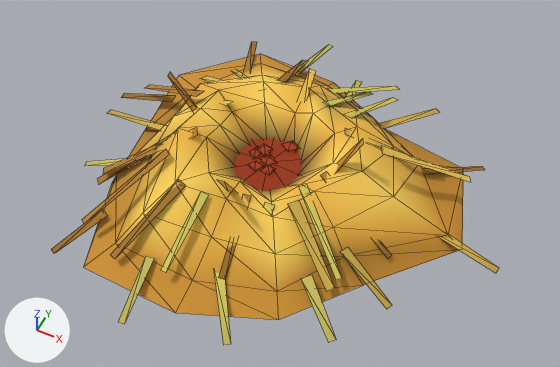
A saved change to the glTF model public/models/straw-pile.glb.
One viewpoint serves both versions: a 50 mm lens placed at (0.775, -1.47, 1.828), pointed at (0.092, -0.103, 0.12). Arrows for +X, +Y and +Z are at lower left; the lights stay in place. The older version comes first. Mesh edges are drawn as thin lines. Where no turn or scale is listed for an object, it has been applied to the vertices. Vertices at exactly the same position are counted once.

Names of what the first picture shows: 'embers', 'straw_pile'.
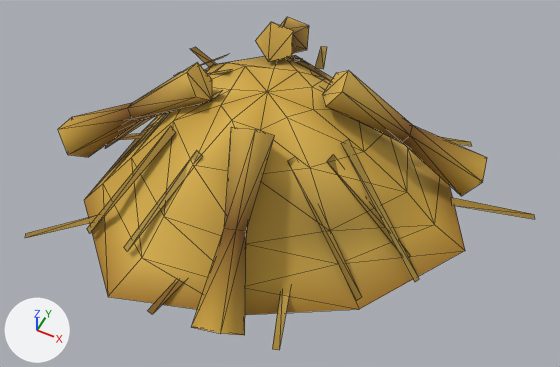
Patch to the scene script:
```diff
--- a/public/models/straw-pile.glb.py
+++ b/public/models/straw-pile.glb.py
@@ mat_straw @@
 n2 = _N.new('ShaderNodeMix'); n2.name = 'Mix'
 n2.inputs[0].default_value = 1.0  # 'Factor'
-n2.inputs[7].default_value = (1.0, 0.665, 0.102, 1.0)  # 'B', yellow #ffd55a
+n2.inputs[7].default_value = (0.716, 0.456, 0.0802, 1.0)  # 'B', yellow #dcb450
 n3 = _N.new('ShaderNodeVertexColor'); n3.name = 'Color Attribute'
@@ mat_straw_embers @@
 n0 = _N.new('ShaderNodeBsdfPrincipled'); n0.name = 'Principled BSDF'
 n0.inputs[2].default_value = 0.9  # 'Roughness'
-n0.inputs[27].default_value = (0.25, 0.0256, 0.00175, 1.0)  # 'Emission Color', brown #892c06
+n0.inputs[27].default_value = (0.03, 0.00307, 0.00021, 1.0)  # 'Emission Color', dark red #300a01
 n0.inputs[28].default_value = 1.0  # 'Emission Strength'
@@ me_straw_pile @@
-me_straw_pile.from_pydata(...)  # 225 vertices, 208 faces; spans x -0.633..0.753, y -0.659..0.697, z 0.0..0.307
+me_straw_pile.from_pydata(...)  # 207 vertices, 242 faces; spans x -0.631..0.799, y -0.638..0.682, z 0.0..0.442
+# me_straw_pile part 8: the loose piece of 73 vertices spanning x -0.515..0.638, y -0.562..0.536, z 0.0..0.231 is rebuilt with 51 vertices and now spans x -0.475..0.647, y -0.601..0.588, z 0.0..0.361
+# me_straw_pile part 9: the loose piece of 4 vertices spanning x -0.375..-0.204, y -0.462..-0.206, z 0.078..0.216 is rebuilt with 4 vertices and now spans x -0.369..-0.189, y -0.462..-0.181, z 0.037..0.29
+# me_straw_pile part 10: the loose piece of 4 vertices spanning x -0.133..-0.084, y 0.445..0.697, z 0.004..0.05 is rebuilt with 4 vertices and now spans x -0.125..-0.036, y 0.49..0.682, z 0.004..0.055
+# me_straw_pile part 11: the loose piece of 4 vertices spanning x -0.438..-0.335, y -0.55..-0.376, z 0.004..0.05 is rebuilt with 4 vertices and now spans x -0.541..-0.338, y -0.541..-0.396, z 0.004..0.055
+# me_straw_pile part 12: the loose piece of 4 vertices spanning x 0.201..0.487, y 0.09..0.224, z 0.063..0.206 is rebuilt with 4 vertices and now spans x 0.215..0.432, y 0.057..0.269, z 0.06..0.314
+# me_straw_pile part 13: 32 loose pieces with 128 vertices, spanning x -0.633..0.753, y -0.659..0.59, z 0.004..0.307, are deleted
+# me_straw_pile part 14: 8 vertices removed from x 0.034..0.389, y -0.592..0.54, z 0.004..0.05; 140 vertices added at x -0.631..0.799, y -0.638..0.628, z 0.004..0.442
 me_straw_pile.materials.append(mat_straw)
@@ me_embers @@
-me_embers.from_pydata(...)  # 47 vertices, 58 faces; spans x -0.14..0.15, y -0.149..0.156, z -0.001..0.033
+me_embers.from_pydata(...)  # 41 vertices, 50 faces; spans x -0.284..0.3, y -0.295..0.308, z -0.008..0.06
+# me_embers part 1: the loose piece of 6 vertices spanning x 0.004..0.067, y 0.061..0.112, z -0.001..0.033 is turned 74 degrees about the z axis through its middle and scaled by 2.02, then moved by (-0.14, -0.169, 0.01)
+# me_embers part 2: the loose piece of 6 vertices spanning x -0.051..0.002, y -0.057..-0.018, z -0.001..0.033 is deleted
+# me_embers part 3: the loose piece of 6 vertices spanning x -0.002..0.037, y -0.053..-0.017, z -0.001..0.033 is deleted
+# me_embers part 4: the loose piece of 6 vertices spanning x -0.03..0.03, y -0.025..0.025, z -0.001..0.033 is deleted
+# me_embers part 5: the loose piece of 6 vertices spanning x -0.055..-0.009, y 0.012..0.06, z -0.001..0.033 is deleted
+# me_embers part 6: the loose piece of 6 vertices spanning x -0.072..-0.031, y -0.019..0.042, z -0.001..0.033 is deleted
+# me_embers part 7
+# 11 vertices are removed from x -0.14..0.15, y -0.149..0.156, z 0.0..0.01
+# 10 faces are deleted
+# 35 vertices are added at x -0.284..0.3, y -0.295..0.308, z -0.008..0.06
+# 42 new faces join them
 me_embers.materials.append(mat_straw_embers)
```

Pixel boxes (x1, y1, x2, y2) of what changed, in the pictures (560 x 367 px; the box of a moved part takes in the faces that stretch with it):
'straw_pile', surface changed, reshaped (14% wider, 10% taller): before (51, 42, 499, 345); after (25, 17, 534, 350)
'embers', recoloured, reshaped (not visible afterwards): before (234, 138, 302, 191)
part 1 of me_embers, moved or reshaped (not visible afterwards): before (282, 141, 299, 152)
part 2 of me_embers, deleted: before (248, 161, 264, 170)
part 3 of me_embers, deleted: before (260, 165, 276, 175)
part 4 of me_embers, deleted: before (260, 155, 277, 166)
part 5 of me_embers, deleted: before (258, 143, 273, 156)
part 6 of me_embers, deleted: before (249, 146, 262, 160)
part 7 of me_embers, built on (brown): before (234, 138, 302, 191)
part 8 of me_straw_pile, rebuilt: before (84, 54, 463, 320); after (84, 55, 465, 315)
part 9 of me_straw_pile, rebuilt (43% taller): before (82, 149, 169, 224); after (87, 126, 176, 234)
part 10 of me_straw_pile, rebuilt: before (297, 44, 333, 74); after (315, 46, 327, 69)
part 11 of me_straw_pile, rebuilt (30% wider, 47% shorter): before (51, 210, 107, 254); after (25, 215, 98, 238)
part 12 of me_straw_pile, rebuilt (mostly hidden afterwards): before (345, 128, 409, 155); after (390, 137, 403, 144)
part 13 of me_straw_pile, deleted: before (85, 42, 499, 342)
part 14 of me_straw_pile, built on: before (214, 108, 439, 345); after (58, 17, 534, 350)
